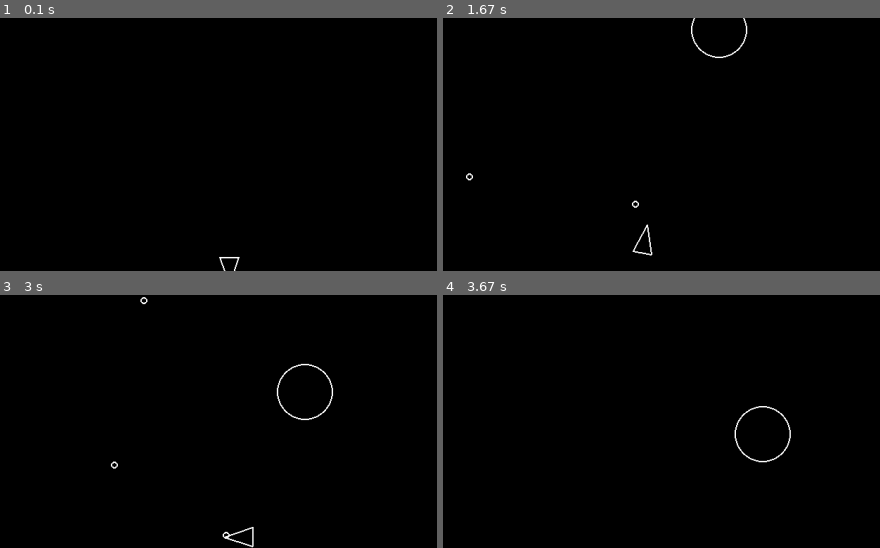
Above: before the commit, frames 1-4 (two rows, left to right).
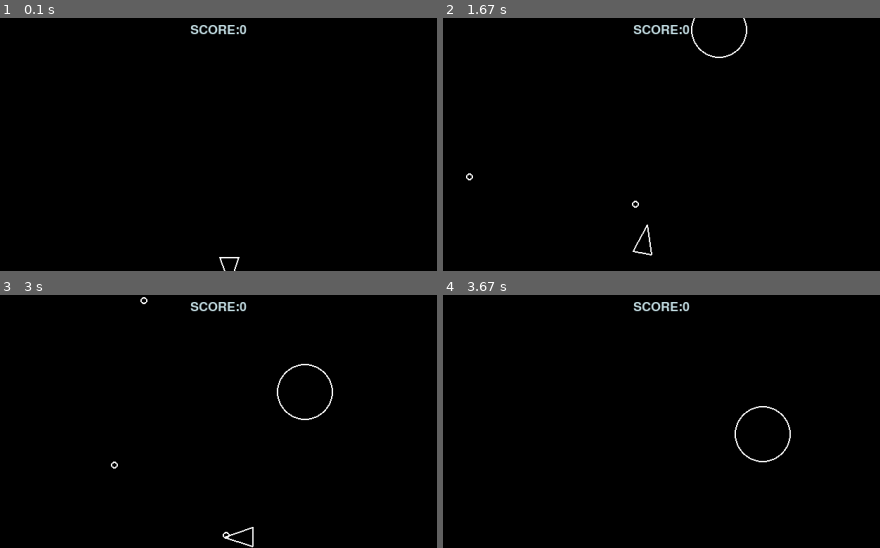
Above: after the commit, the same moments.

Repository: bran-dev00/asteroids-pygame
Game: pygame game, started from main.py
Same seed, same stepped clock (60 frames per second), same inputs: the game is played once before the commit and once after it.
Inputs:
- Up to frame 1 (0.1 s): no input
- Up to frame 2 (1.67 s): tap Space at 0.33, 0.73, 1.03, 1.23, 1.57 s; hold D 0.67-1.13 s; hold W 1.17-1.47 s; hold D from 1.5 s (still down)
- Up to frame 3 (3 s): tap Space at 1.87, 2.07, 2.37, 2.63, 2.97 s; release D at 1.97 s; hold A 2-2.53 s; hold S 2.57-2.87 s; hold A from 2.9 s (still down)
- Up to frame 4 (3.67 s): tap Space at 3.27, 3.4 s; release A at 3.3 s; hold W from 3.33 s (still down)
The pictures show only the part of the screen within x 22-72%, y 0-50%; the shares and areas given below are measured in that part.

The runs differ from the first frame. In frame 1, 0.3% of the frame differs, in the area x 43-57%, y 2-7%; in frame 2, 0.3%; in frame 3, 0.3%; in frame 4, 0.3%.

Commit message:
added score counter

Diff:
--- a/constants.py
+++ b/constants.py
@@ -13,3 +13,6 @@
 PLAYER_SHOOT_COOLDOWN = 0.3
 
 SHOT_RADIUS = 5
+
+
+SCORE_TEXT_POS = (((SCREEN_WIDTH/2) - 55), 10)
--- a/main.py
+++ b/main.py
@@ -1,4 +1,7 @@
 import pygame
+import pygame.freetype
+import os
+import sys
 from constants import *
 from asteroid import Asteroid
 from asteroid_field import AsteroidField
@@ -26,17 +29,23 @@
 
     dt = 0 #Delta-Time
 
+    # Score
+    score = 0
+
+    # score_surface = pygame.surface.Surface((10,10))
+    score_font = pygame.freetype.SysFont("Comic Sans",18)
+
     while(True):
         for event in pygame.event.get():
             if event.type == pygame.QUIT:
                 return
         updatable.update(dt)
         screen.fill("black")
-
         for asteroid in asteroids:
             for shot in shots:
                 if shot.collision(asteroid):
                     shot.kill()
+                    score += 1
                     asteroid.split()
 
             if player.collision(asteroid):
@@ -46,6 +55,9 @@
         for item in drawable:
             item.draw(screen)
 
+
+        score_font_text = score_font.render(f"SCORE:{score}", (200, 226, 232))
+        screen.blit(score_font_text[0], (SCORE_TEXT_POS[0],SCORE_TEXT_POS[1]))
         pygame.display.flip()
         dt = clock.tick(60) / 1000
 
